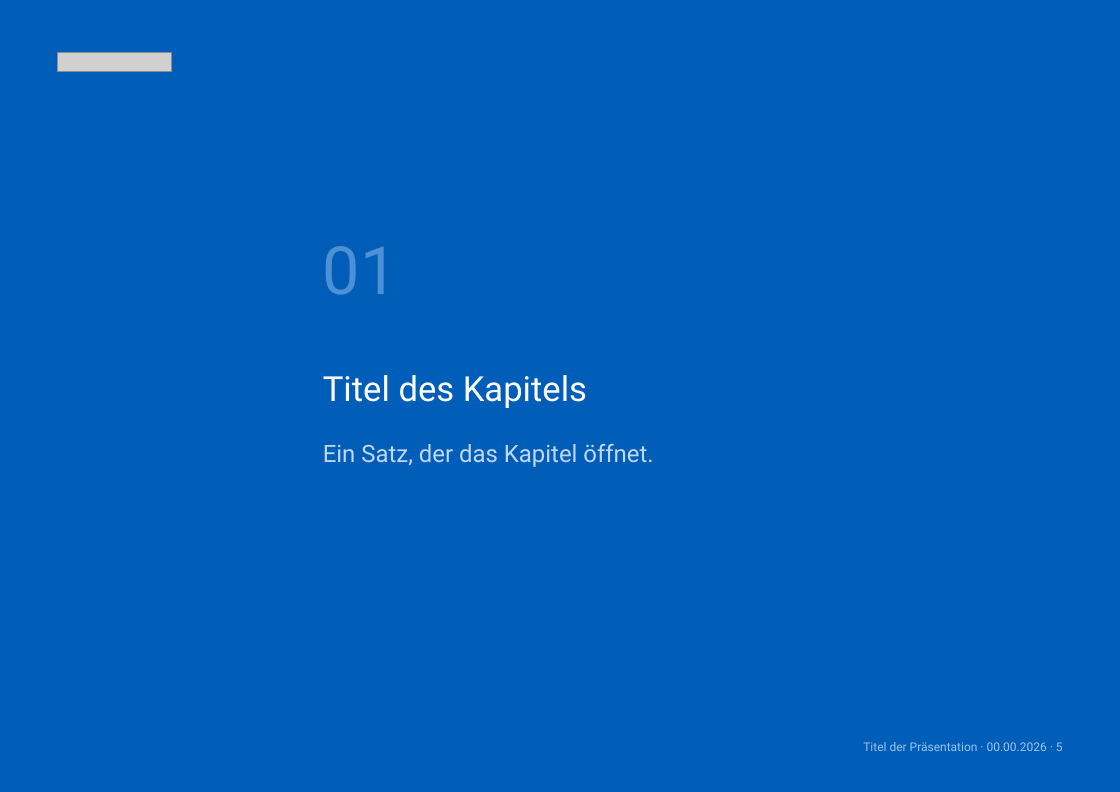
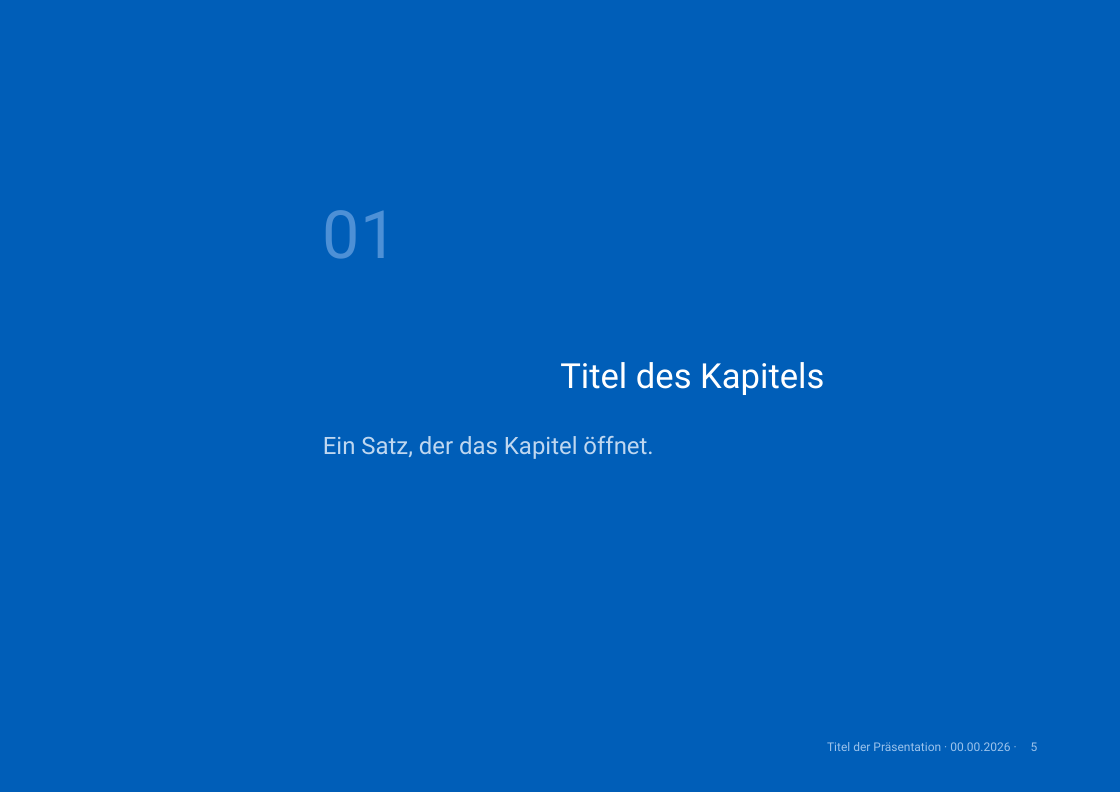
Before and after one commit to phtok/goeloggen, a slide deck: slide 5 of assets/templates/GoetheanumVorlageA4.pptx. Drawn at 1120x792 pixels with LibreOffice and Linux fonts; fonts in the diff are those of the drawing; grey boxes stand for pictures; background and template pictures are left out. Boxes give left, top, right and bottom in pixels: in the first picture for what was removed or moved away, otherwise in the second. Text is boxed around its words. In the diff, an @@ line names an element or a change of style, - is before the commit and + after.

```diff
--- a/assets/templates/GoetheanumVorlageA4.pptx
+++ b/assets/templates/GoetheanumVorlageA4.pptx
@@ picture removed at box(57, 53, 171, 72) @@
@@ text "01" at box(323, 210, 398, 259): more space between paragraphs; vertical alignment middle to top @@
@@ title "Titel des Kapitels" at box(560, 362, 824, 395): alignment left to centre; vertical alignment middle to top @@
@@ text "Ein Satz, der das Kapitel ..." at box(323, 436, 653, 459): more space between paragraphs; vertical alignment middle to top @@
@@ text added at box(827, 742, 1010, 751), 9 pt, text #9CC3EC @@
+Titel der Präsentation · 00.00.2026 ·
@@ text removed at box(863, 742, 1063, 751) @@
-Titel der Präsentation · 00.00.2026 · 5
@@ page number added at box(1031, 742, 1038, 751), 9 pt, text #9CC3EC @@
+5
```
Also in this commit, not shown: 13 other slides changed, 1 slide added, 1 slide removed, 2 other files.
